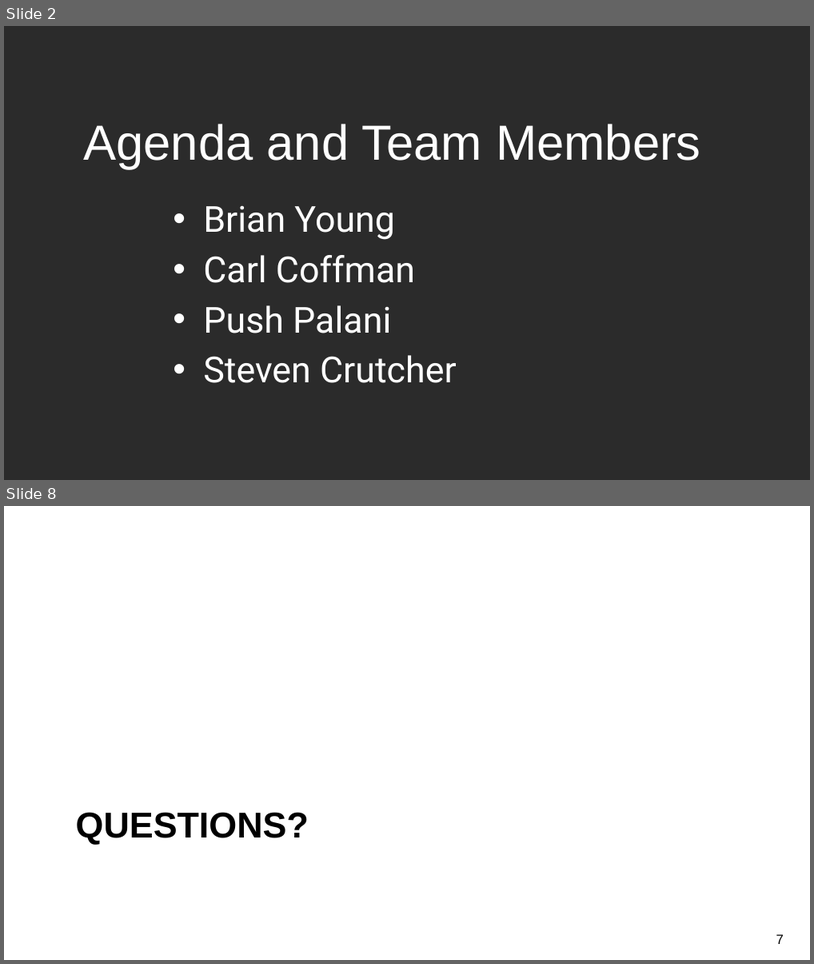
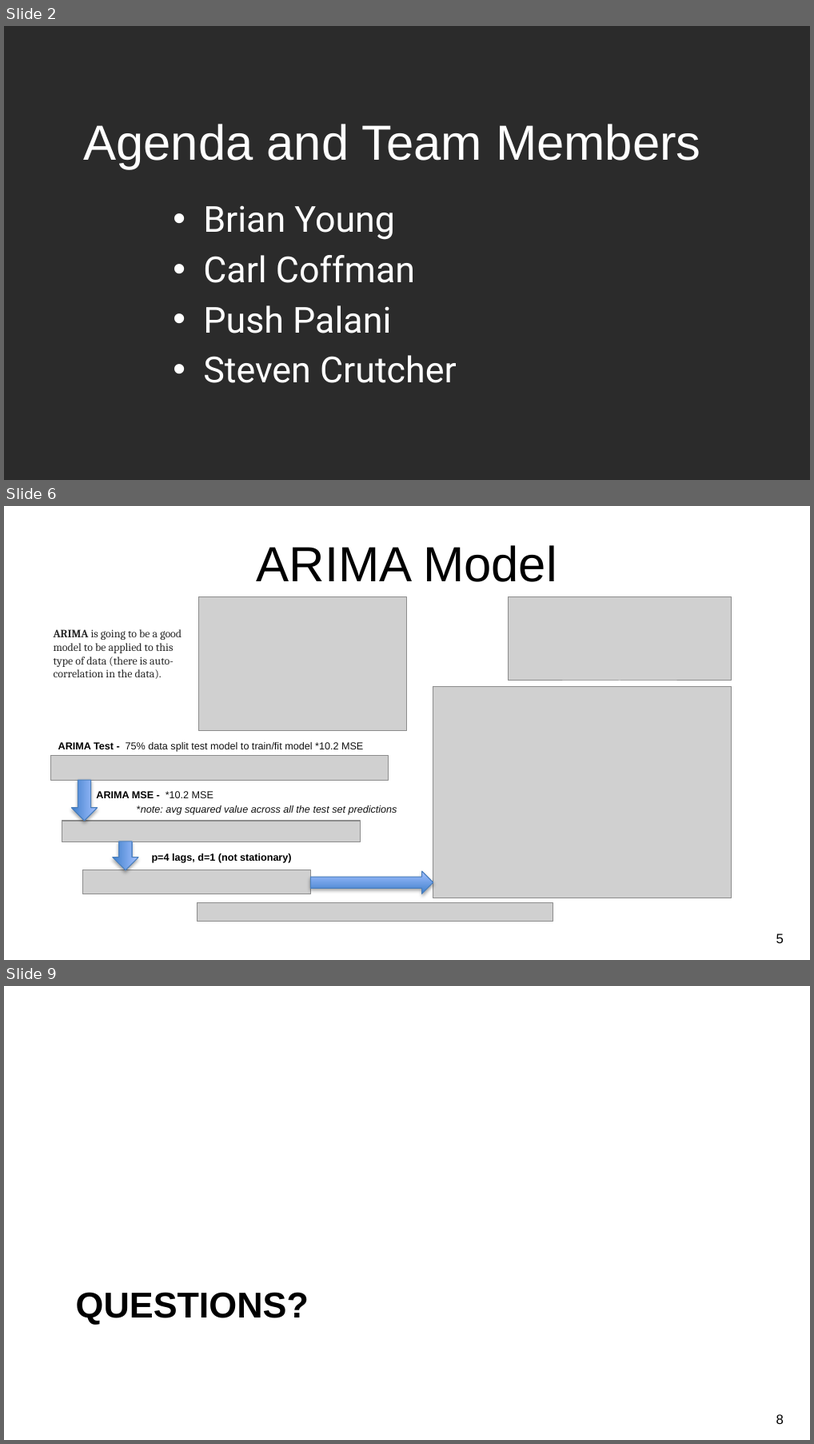
Before and after one commit to CCC-GH/FinalProject-Stock, a slide deck: draft0_NU-FinalProject_Stocks.pptx. Shown one above the other, each under a label of ours: slides 2 and 8 before the commit, slides 2, 6 and 9 after it; the slides between them are not shown. The pictures are 814x964 and 814x1444 pixels, drawn with LibreOffice and Linux fonts; fonts in the diff are those of the drawing; grey boxes stand for pictures; background and template pictures are left out; a plain dark background stands for a picture behind light text. Boxes give left, top, right and bottom in pixels: in the first picture for what was removed or moved away, otherwise in the second. Text is boxed around its words. In the diff, an @@ line names an element or a change of style, - is before the commit and + after.

```diff
--- a/draft0_NU-FinalProject_Stocks.pptx
+++ b/draft0_NU-FinalProject_Stocks.pptx
@@ slide 6 added at [4,506,810,960], background picture (left out) @@
@@ title added at [257,545,558,582], 44 pt, text #000000 @@
+ARIMA Model
@@ picture added at [198,597,407,731] @@
@@ picture added at [508,596,731,680] @@
@@ text added at [54,629,182,679], 10 pt, text #292929 @@
+ARIMA is going to be a good model to be applied to this type of data (there is auto-correlation in the data).
@@ picture added at [434,687,731,898] @@
@@ text added at [58,742,379,766], 9 pt, text #111111 @@
+ARIMA Test - 75% data split test model to train/fit model *10.2 MSE
+*note: average squared value across all the test set predictions
@@ picture added at [50,755,388,780] @@
@@ right arrow added at [71,780,97,820], fill gradient #3F80CE to #A4C4FF, outline #4B7EBC 0.75 pt @@
@@ text added at [96,790,398,815], 9 pt, text #111111, italic @@
+ARIMA MSE - *10.2 MSE
+*note: avg squared value across all the test set predictions
@@ picture added at [62,820,361,841] @@
@@ right arrow added at [113,840,138,870], fill gradient #3F80CE to #A4C4FF, outline #4B7EBC 0.75 pt @@
@@ text added at [152,853,291,863], 9 pt, text #000000, bold @@
+p=4 lags, d=1 (not stationary)
@@ picture added at [83,870,310,893] @@
@@ right arrow added at [310,871,433,893], fill gradient #3F80CE to #A4C4FF, outline #4B7EBC 0.75 pt @@
@@ picture added at [197,903,553,921] @@
@@ page number added at [777,933,784,943], 12 pt, text #000000 @@
+5
@@ what was slide 8 is now slide 9 @@
@@ page number at [777,1414,784,1424]: text changed @@
-7
+8
```
Also in this commit, not shown: 3 slides changed, 2 other slides added, 2 slides removed, 17 other files.
